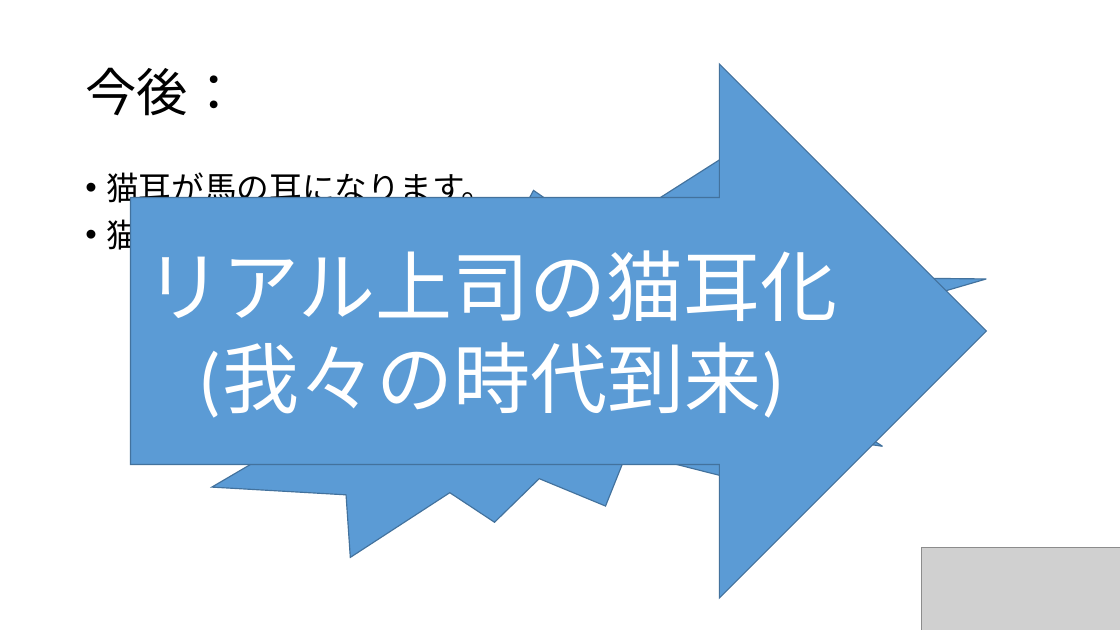
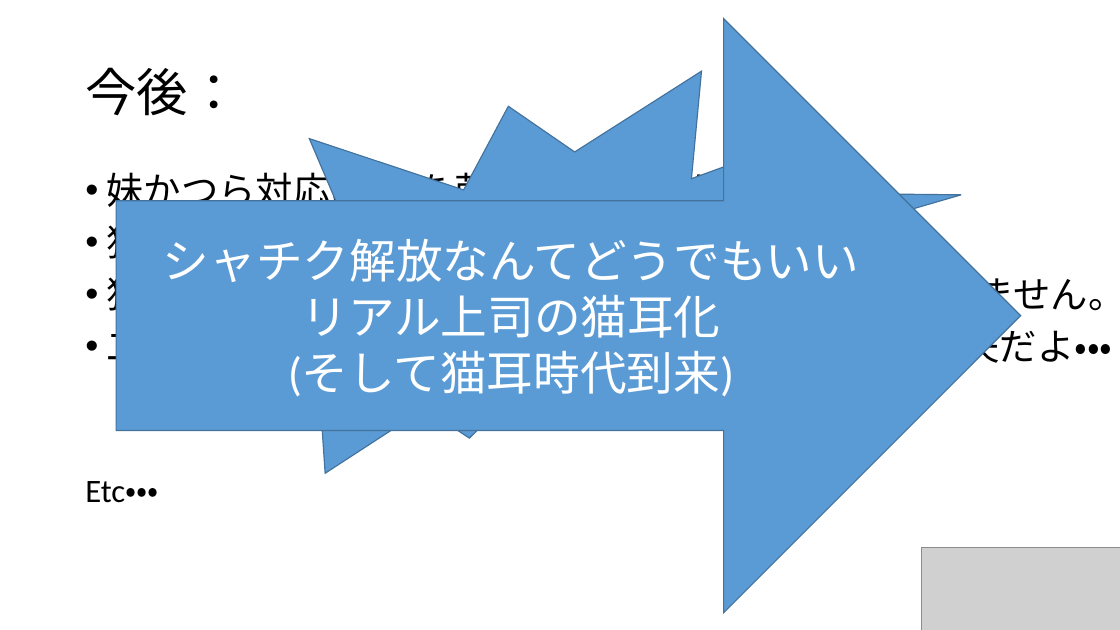
Before and after one commit to knishi0315/syachikua, a slide deck: slide 8 of presn/presen.pptx (slide 7 before the commit). Drawn at 1120x630 pixels with LibreOffice and Linux fonts; fonts in the diff are those of the drawing; grey boxes stand for pictures. Boxes give left, top, right and bottom in pixels: in the first picture for what was removed or moved away, otherwise in the second. Text is boxed around its words. In the diff, an @@ line names an element or a change of style, - is before the commit and + after.

```diff
--- a/presn/presen.pptx
+++ b/presn/presen.pptx
@@ right arrow "シャチク解放なんてどうでもいい": place and size @@
-right arrow "シャチク解放なんてどうでもいい" at [130,64,986,598]
+right arrow "シャチク解放なんてどうでもいい" at [116,18,1021,613]
@@ right arrow "シャチク解放なんてどうでもいい" at [116,18,1021,613]: proportions changed @@
@@ irregular seal "最終目標": place and size @@
-irregular seal "最終目標" at [163,155,986,558]
+irregular seal "最終目標" at [138,71,961,474]
@@ text at [106,166,800,214]: text changed; size 28 to 32 pt @@
-• 猫耳が馬の耳になります。
+• 妹かつら対応(上司を萌えの対象とする。)
@@ text at [106,218,615,266]: size 28 to 32 pt in "猫背対応(上司を折り曲げます)" @@
@@ text in right arrow at [163,239,859,282]: paragraph added @@
+シャチク解放なんてどうでもいい
@@ text at [85,270,1120,503]: paragraphs added @@
+• 猫耳から広がる馬の耳対応へ。(上司の言葉は聞こえません。)
+• 二階から上司を落としても大丈夫かも？たぶん大丈夫だよ・・・
+Etc・・・
@@ text in right arrow at [301,295,720,338]: size 66 to 40 pt in "リアル上司の猫耳化" @@
@@ text in right arrow at [288,351,734,396]: text changed; size 66 to 40 pt @@
-(我々の時代到来)
+(そして猫耳時代到来)
```
Also in this commit, not shown: 2 other slides changed, 1 slide added.
